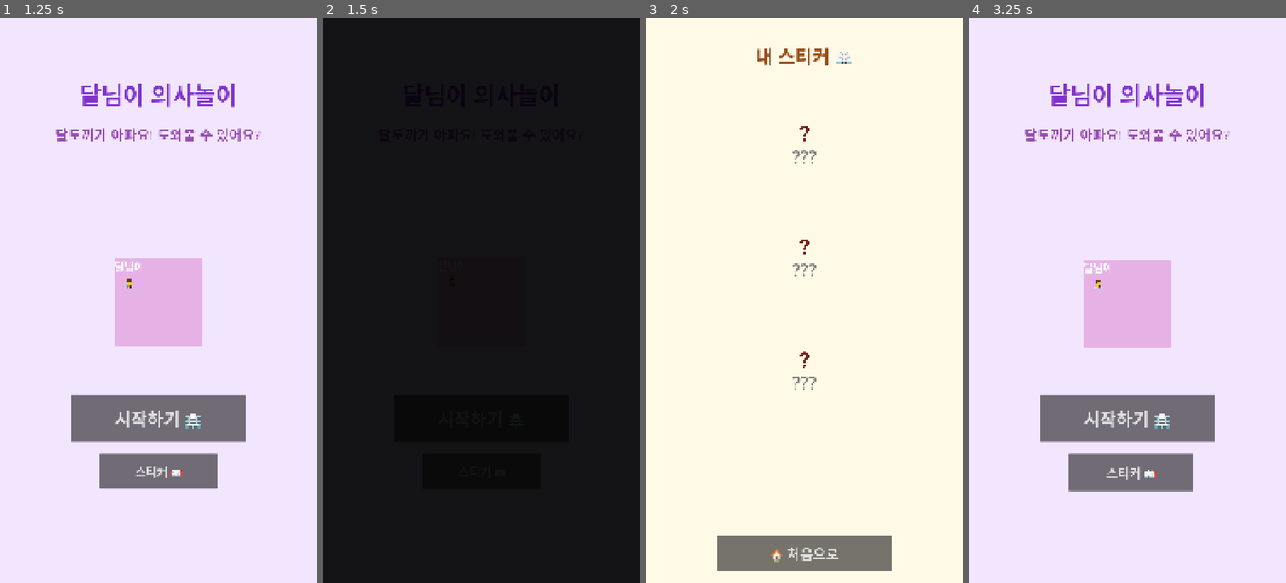
Above: before the commit, frames 1-4 (left to right).
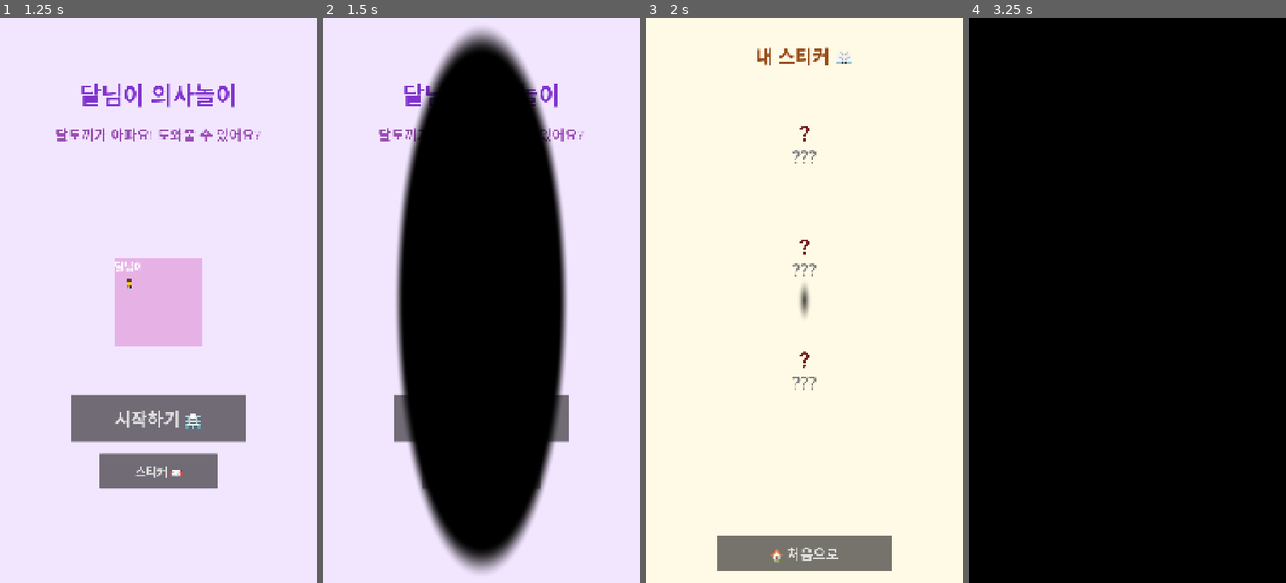
Above: after the commit, the same moments.

Repository: sean-park-funda/dalnimi-doctor
Game: Godot game, scene res://scenes/Main.tscn
The game is run twice, just before and just after one commit, with the same random seed, the same clock (stepped at 60 frames per second) and the same inputs.
Inputs (mouse positions are in pixels of both pictures, inside the frame that each line leads up to):
- Up to frame 1 (1.25 s): move the mouse to (228, 272) at 0.52 s; click (228, 272) at 0.67 s
- Up to frame 2 (1.5 s): click "스티커 📖" at 1.25 s
- Up to frame 3 (2 s): no input
- Up to frame 4 (3.25 s): click "🏠 처음으로" at 2 s; click (1127, 554) at 2.75 s, where only the run after the commit has a clickable "🏠 처음으로"

Frame 1 is identical in both runs. In frame 2, 64% of the frame differs, in the area x 0-100%, y 0-100%; in frame 3, 0.2%; in frame 4, 100%.

Commit message:
Add circle wipe transition, entry animations, and game feel effects
- SceneTransition: replace fade with circle wipe shader (contracts/expands from center)
- UIAnimations: add wobble, fail_shake, result_pop_in, idle_pulse, success_flash
- All minigames: add fly-in entry animations for tool items and guide labels
- thermometer: progress_bar pop_in, result_pop_in for 38.5°C, fail_shake on early lift
- stethoscope: fail_shake when dragged off belly mid-hold
- All minigames: success_flash + celebration_pop on complete

Diff:
--- a/autoload/SceneTransition.gd
+++ b/autoload/SceneTransition.gd
@@ -1,7 +1,11 @@
 extends CanvasLayer
 
 var overlay: ColorRect
+var shader_mat: ShaderMaterial
 var tween: Tween
+
+# 원이 모서리까지 덮으려면 약 1.1 (비율 보정 포함)
+const CIRCLE_MAX = 1.1
 
 func _ready():
 	layer = 10
@@ -11,28 +15,61 @@
 	overlay.mouse_filter = Control.MOUSE_FILTER_IGNORE
 	add_child(overlay)
 
+	# 셰이더 머티리얼 미리 준비
+	var shader = load("res://shaders/circle_wipe.gdshader")
+	shader_mat = ShaderMaterial.new()
+	shader_mat.shader = shader
+	shader_mat.set_shader_parameter("progress", 0.0)
+
+# 기본 전환 — 원형 와이프
 func change_scene(path: String) -> void:
-	_do_transition(path, Color(0, 0, 0, 1))
+	_circle_wipe_out(path)
 
-# 치료 성공 후 노란 플래시 전환
+# 치료 성공 전환 — 노란 플래시 후 원형 와이프
 func change_scene_success(path: String) -> void:
-	_do_transition(path, Color(1.0, 0.92, 0.1, 1))
-
-func _do_transition(path: String, fade_color: Color) -> void:
+	overlay.material = null
+	overlay.color = Color(1.0, 0.92, 0.1, 0)
 	overlay.mouse_filter = Control.MOUSE_FILTER_STOP
-	overlay.color = Color(fade_color.r, fade_color.g, fade_color.b, 0)
 	if tween: tween.kill()
 	tween = create_tween()
-	tween.tween_property(overlay, "color:a", 1.0, 0.2)
+	tween.tween_property(overlay, "color:a", 1.0, 0.15)
+	tween.tween_callback(func():
+		overlay.color = Color(0, 0, 0, 0)
+		get_tree().change_scene_to_file(path)
+		_circle_wipe_in()
+	)
+
+# ── 원형 와이프 구현 ─────────────────────────────────────
+
+func _circle_wipe_out(path: String) -> void:
+	overlay.mouse_filter = Control.MOUSE_FILTER_STOP
+	overlay.color = Color.WHITE  # 셰이더가 색상 제어
+	overlay.material = shader_mat
+	shader_mat.set_shader_parameter("progress", 0.0)
+
+	if tween: tween.kill()
+	tween = create_tween()
+	tween.tween_method(
+		func(v: float): shader_mat.set_shader_parameter("progress", v),
+		0.0, CIRCLE_MAX, 0.38
+	).set_trans(Tween.TRANS_CUBIC).set_ease(Tween.EASE_IN_OUT)
 	tween.tween_callback(func():
 		get_tree().change_scene_to_file(path)
-		_fade_in()
+		_circle_wipe_in()
 	)
 
-func _fade_in() -> void:
+func _circle_wipe_in() -> void:
+	overlay.material = shader_mat
+	shader_mat.set_shader_parameter("progress", CIRCLE_MAX)
+
 	if tween: tween.kill()
 	tween = create_tween()
-	tween.tween_property(overlay, "color:a", 0.0, 0.25)
+	tween.tween_method(
+		func(v: float): shader_mat.set_shader_parameter("progress", v),
+		CIRCLE_MAX, 0.0, 0.38
+	).set_trans(Tween.TRANS_CUBIC).set_ease(Tween.EASE_IN_OUT)
 	tween.tween_callback(func():
+		overlay.material = null
+		overlay.color = Color(0, 0, 0, 0)
 		overlay.mouse_filter = Control.MOUSE_FILTER_IGNORE
 	)
--- a/autoload/UIAnimations.gd
+++ b/autoload/UIAnimations.gd
@@ -1,7 +1,6 @@
 extends Node
 
-# ── 공통 애니메이션 헬퍼 ──────────────────────────────
-# 모든 씬에서 UIAnimations.pop_in(node) 형태로 호출
+# ── 등장 애니메이션 ───────────────────────────────────────
 
 # scale 0 → 1 팝인 (버튼·카드 등장)
 func pop_in(node: Node, delay: float = 0.0) -> void:
@@ -67,6 +66,8 @@
 		.set_trans(Tween.TRANS_BACK).set_ease(Tween.EASE_OUT)
 	tw.parallel().tween_property(node, "modulate:a", 1.0, 0.25)
 
+# ── 반복 애니메이션 ───────────────────────────────────────
+
 # 상하 부유 (Idle float bob) — set_loops()로 무한반복
 func float_bob(node: Node, amplitude: float = 8.0, period: float = 2.0) -> Tween:
 	var origin_y = node.position.y
@@ -77,17 +78,27 @@
 		.set_trans(Tween.TRANS_SINE).set_ease(Tween.EASE_IN_OUT)
 	return tw
 
-# 버튼 눌림 (button_down 시그널에 연결)
+# 미세한 심장박동 스케일 펄스 (캐릭터 idle)
+func idle_pulse(node: Node, scale_factor: float = 1.05, period: float = 1.2) -> Tween:
+	var tw = node.create_tween().set_loops()
+	tw.tween_property(node, "scale", Vector2.ONE * scale_factor, period * 0.45)\
+		.set_trans(Tween.TRANS_SINE).set_ease(Tween.EASE_IN_OUT)
+	tw.tween_property(node, "scale", Vector2.ONE, period * 0.55)\
+		.set_trans(Tween.TRANS_SINE).set_ease(Tween.EASE_IN_OUT)
+	return tw
+
+# ── 버튼 인터랙션 ──────────────────────────────────────────
+
+# 버튼 눌림
 func button_press(node: Node) -> void:
 	var tw = node.create_tween()
 	tw.tween_property(node, "scale", Vector2(0.88, 0.88), 0.08)\
 		.set_trans(Tween.TRANS_QUAD).set_ease(Tween.EASE_OUT)
-	# 노란 플래시
 	var tw2 = node.create_tween()
 	tw2.tween_property(node, "modulate", Color(1.6, 1.6, 0.6, 1), 0.06)
 	tw2.tween_property(node, "modulate", Color(1, 1, 1, 1), 0.12)
 
-# 버튼 복귀 (button_up 시그널에 연결)
+# 버튼 복귀
 func button_release(node: Node) -> void:
 	var tw = node.create_tween()
 	tw.tween_property(node, "scale", Vector2.ONE, 0.35)\
@@ -109,14 +120,35 @@
 		result.append_array(_get_all_buttons(child))
 	return result
 
-# 낙하 후 바운스 착지
-func bounce_land(node: Node, from_y: float, to_y: float, delay: float = 0.0) -> void:
-	node.position.y = from_y
+# ── 특수 효과 ──────────────────────────────────────────────
+
+# 좌우 흔들기 — 잘못된 입력 피드백
+func wobble(node: Node, intensity: float = 18.0) -> void:
+	var origin_x = node.position.x
+	var tw = node.create_tween()
+	tw.tween_property(node, "position:x", origin_x + intensity, 0.05)
+	tw.tween_property(node, "position:x", origin_x - intensity, 0.05)
+	tw.tween_property(node, "position:x", origin_x + intensity * 0.5, 0.05)
+	tw.tween_property(node, "position:x", origin_x - intensity * 0.5, 0.04)
+	tw.tween_property(node, "position:x", origin_x, 0.04)
+
+# 빨간 틴트 + 흔들기 — 실패/경고
+func fail_shake(node: Node) -> void:
+	wobble(node)
+	var tw = node.create_tween()
+	tw.tween_property(node, "modulate", Color(1.8, 0.4, 0.4, 1), 0.07)
+	tw.tween_property(node, "modulate", Color(1, 1, 1, 1), 0.2)
+
+# 결과 숫자/텍스트 강조 등장 (38.5°C 같은 결과 표시)
+func result_pop_in(node: Node, delay: float = 0.0) -> void:
+	node.scale = Vector2(2.2, 2.2)
+	node.modulate.a = 0.0
 	var tw = node.create_tween()
 	if delay > 0.0:
 		tw.tween_interval(delay)
-	tw.tween_property(node, "position:y", to_y, 0.5)\
-		.set_trans(Tween.TRANS_BOUNCE).set_ease(Tween.EASE_OUT)
+	tw.tween_property(node, "scale", Vector2.ONE, 0.45)\
+		.set_trans(Tween.TRANS_ELASTIC).set_ease(Tween.EASE_OUT)
+	tw.parallel().tween_property(node, "modulate:a", 1.0, 0.15)
 
 # 성공 squash & stretch 팝
 func celebration_pop(node: Node, delay: float = 0.0) -> void:
@@ -130,6 +162,15 @@
 	tw.tween_property(node, "scale", Vector2.ONE, 0.35)\
 		.set_trans(Tween.TRANS_SPRING).set_ease(Tween.EASE_OUT)
 
+# 낙하 후 바운스 착지
+func bounce_land(node: Node, from_y: float, to_y: float, delay: float = 0.0) -> void:
+	node.position.y = from_y
+	var tw = node.create_tween()
+	if delay > 0.0:
+		tw.tween_interval(delay)
+	tw.tween_property(node, "position:y", to_y, 0.5)\
+		.set_trans(Tween.TRANS_BOUNCE).set_ease(Tween.EASE_OUT)
+
 # 텍스트 위에서 bounce 착지
 func title_drop(node: Node, drop_distance: float = 80.0, delay: float = 0.0) -> void:
 	var origin = node.position
@@ -141,3 +182,9 @@
 	tw.tween_property(node, "position", origin, 0.5)\
 		.set_trans(Tween.TRANS_BOUNCE).set_ease(Tween.EASE_OUT)
 	tw.parallel().tween_property(node, "modulate:a", 1.0, 0.2)
+
+# 성공 시 초록 반짝임
+func success_flash(node: Node) -> void:
+	var tw = node.create_tween()
+	tw.tween_property(node, "modulate", Color(0.6, 1.8, 0.6, 1), 0.08)
+	tw.tween_property(node, "modulate", Color(1, 1, 1, 1), 0.25)
--- a/scripts/minigames/bandage.gd
+++ b/scripts/minigames/bandage.gd
@@ -16,6 +16,12 @@
 	bandage_item.visible = false
 	guide_label.text = "연고를 상처에 발라요! (문지르기 2번)"
 	progress_label.text = "0 / 2"
+	_play_entry_animations()
+
+func _play_entry_animations():
+	UIAnimations.fly_in_from_left(ointment_item, 140.0, 0.1)
+	UIAnimations.fly_in_from_bottom(guide_label, 60.0, 0.25)
+	UIAnimations.pop_in(progress_label, 0.35)
 
 func _input(event):
 	match state:
@@ -69,6 +75,7 @@
 	state = State.DONE
 	SoundManager.play_sfx("sfx_bandage")
 	guide_label.text = "다 나았어요! ✅"
+	UIAnimations.success_flash(guide_label)
 	wound_zone.color = Color(0.8, 1.0, 0.8, 0.8)
 	bandage_item.global_position = wound_zone.global_position
 	_spawn_particles()
--- a/scripts/minigames/eyedrop.gd
+++ b/scripts/minigames/eyedrop.gd
@@ -15,6 +15,12 @@
 func _ready():
 	guide_label.text = "안약을 눈 위로 가져가서 탭! (%d번)" % TARGET_DROPS
 	drop_count_label.text = "0 / %d 방울" % TARGET_DROPS
+	_play_entry_animations()
+
+func _play_entry_animations():
+	UIAnimations.fly_in_from_right(drop_item, 140.0, 0.1)
+	UIAnimations.fly_in_from_bottom(guide_label, 60.0, 0.25)
+	UIAnimations.pop_in(drop_count_label, 0.35)
 
 func _input(event):
 	if event is InputEventMouseButton or event is InputEventScreenTouch:
@@ -64,6 +70,8 @@
 func _complete():
 	dragging = false
 	guide_label.text = "눈이 시원해졌어요! ✅"
+	UIAnimations.success_flash(guide_label)
+	UIAnimations.celebration_pop(patient_face)
 	patient_face.text = "🐰\n😊"
 	eye_zone.color = Color(0.4, 0.9, 0.4, 0.5)
 	_spawn_particles()
--- a/scripts/minigames/handkerchief.gd
+++ b/scripts/minigames/handkerchief.gd
@@ -16,6 +16,12 @@
 func _ready():
 	guide_label.text = "손수건으로 코를 닦아줘요! (위→아래 %d번)" % TARGET_SWIPES
 	progress_label.text = "0 / %d" % TARGET_SWIPES
+	_play_entry_animations()
+
+func _play_entry_animations():
+	UIAnimations.fly_in_from_left(hk_item, 140.0, 0.1)
+	UIAnimations.fly_in_from_bottom(guide_label, 60.0, 0.25)
+	UIAnimations.pop_in(progress_label, 0.35)
 
 func _input(event):
 	if event is InputEventMouseButton or event is InputEventScreenTouch:
@@ -55,6 +61,8 @@
 func _complete():
 	dragging = false
 	guide_label.text = "깨끗해졌어요! ✅"
+	UIAnimations.success_flash(guide_label)
+	UIAnimations.celebration_pop(patient_face)
 	patient_face.text = "🐰\n😊"
 	_spawn_particles()
 	await get_tree().create_timer(2.0).timeout
--- a/scripts/minigames/stethoscope.gd
+++ b/scripts/minigames/stethoscope.gd
@@ -18,6 +18,11 @@
 	progress_bar.max_value = HOLD_TIME
 	progress_bar.value = 0.0
 	guide_label.text = "청진기를 배에 올려두고 기다려요!"
+	_play_entry_animations()
+
+func _play_entry_animations():
+	UIAnimations.fly_in_from_right(stetho_item, 150.0, 0.1)
+	UIAnimations.fly_in_from_bottom(guide_label, 60.0, 0.25)
 
 func _process(delta):
 	if on_belly and not done:
@@ -27,10 +32,13 @@
 		if hold_timer >= HOLD_TIME:
 			_complete()
 	elif not on_belly and not done:
+		var was_holding = hold_timer > 0.5
 		hold_timer = maxf(hold_timer - delta * 2.0, 0.0)
 		progress_bar.value = hold_timer
 		if hold_timer == 0.0:
 			progress_label.text = "청진기를 배에 올려두세요"
+			if was_holding:
+				UIAnimations.fail_shake(guide_label)
 
 func _input(event):
 	if event is InputEventMouseButton or event is InputEventScreenTouch:
@@ -56,6 +64,8 @@
 	dragging = false
 	on_belly = false
 	guide_label.text = "심장 소리 잘 들었어요! ✅"
+	UIAnimations.success_flash(guide_label)
+	UIAnimations.celebration_pop(patient_face)
 	patient_face.text = "🐰\n😌"
 	progress_label.text = "💓 정상이에요!"
 	_spawn_particles()
--- a/scripts/minigames/thermometer.gd
+++ b/scripts/minigames/thermometer.gd
@@ -20,6 +20,11 @@
 	progress_bar.visible = false
 	progress_bar.max_value = MEASURE_TIME
 	guide_label.text = "체온계를 이마에 가져다 대요! 🌡️"
+	_play_entry_animations()
+
+func _play_entry_animations():
+	UIAnimations.fly_in_from_right(thermometer, 160.0, 0.1)
+	UIAnimations.fly_in_from_bottom(guide_label, 60.0, 0.25)
 
 func _process(delta):
 	if state == State.MEASURING:
@@ -36,6 +41,9 @@
 			drag_offset = thermometer.global_position - get_global_mouse_position()
 		else:
 			dragging = false
+			if not on_forehead and state == State.MEASURING:
+				# 측정 중에 이마에서 뗐을 때 — 경고 피드백
+				UIAnimations.fail_shake(guide_label)
 			if not on_forehead:
 				state = State.IDLE
 				measure_timer = 0.0
@@ -47,12 +55,12 @@
 	if event is InputEventMouseMotion or event is InputEventScreenDrag:
 		var pos = get_global_mouse_position() if event is InputEventMouseMotion else event.position
 		thermometer.global_position = pos + drag_offset
-		# 이마 영역 체크
 		var rect = forehead_zone.get_global_rect()
 		on_forehead = rect.has_point(thermometer.global_position)
 		if on_forehead and state == State.IDLE:
 			state = State.MEASURING
 			progress_bar.visible = true
+			UIAnimations.pop_in(progress_bar)
 			guide_label.text = "잠깐만요... 재는 중이에요! ⏱️"
 			SoundManager.play_sfx("sfx_beep")
 		elif not on_forehead and state == State.MEASURING:
@@ -66,8 +74,11 @@
 	dragging = false
 	SoundManager.play_sfx("sfx_beep")
 	temp_label.visible = true
+	temp_label.modulate.a = 0.0
 	temp_label.text = "38.5°C\n열이 있어요! 😰"
+	UIAnimations.result_pop_in(temp_label)
 	guide_label.text = "잘 했어요! ✅"
+	UIAnimations.success_flash(guide_label)
 	_spawn_particles()
 	await get_tree().create_timer(2.0).timeout
 	GameManager.mark_treated("fever")
--- a/scripts/minigames/toothbrush.gd
+++ b/scripts/minigames/toothbrush.gd
@@ -16,6 +16,12 @@
 func _ready():
 	guide_label.text = "칫솔을 좌우로 문질러요! (%d번)" % TARGET_SWIPES
 	progress_label.text = "0 / %d" % TARGET_SWIPES
+	_play_entry_animations()
+
+func _play_entry_animations():
+	UIAnimations.fly_in_from_right(brush_item, 140.0, 0.1)
+	UIAnimations.fly_in_from_bottom(guide_label, 60.0, 0.25)
+	UIAnimations.pop_in(progress_label, 0.35)
 
 func _input(event):
 	if event is InputEventMouseButton or event is InputEventScreenTouch:
@@ -51,6 +57,8 @@
 func _complete():
 	dragging = false
 	guide_label.text = "치아가 반짝반짝! ✅"
+	UIAnimations.success_flash(guide_label)
+	UIAnimations.celebration_pop(patient_face)
 	patient_face.text = "🐰\n😁"
 	teeth_label.text = "🦷✨🦷"
 	_spawn_particles()
--- /dev/null
+++ b/shaders/circle_wipe.gdshader
@@ -0,0 +1,14 @@
+shader_type canvas_item;
+
+// progress 0 = 완전 투명, 1.1 이상 = 전체 화면 덮음
+uniform float progress : hint_range(0.0, 1.5) = 0.0;
+
+void fragment() {
+	vec2 uv = UV - vec2(0.5);
+	// 세로 모바일(1080x1920) 비율 보정 — 타원이 아닌 정원으로
+	uv.x *= (1920.0 / 1080.0);
+	float dist = length(uv);
+	// 중심에서 바깥으로 퍼지는 검정 원
+	float alpha = smoothstep(dist, dist + 0.06, progress);
+	COLOR = vec4(0.0, 0.0, 0.0, alpha);
+}
